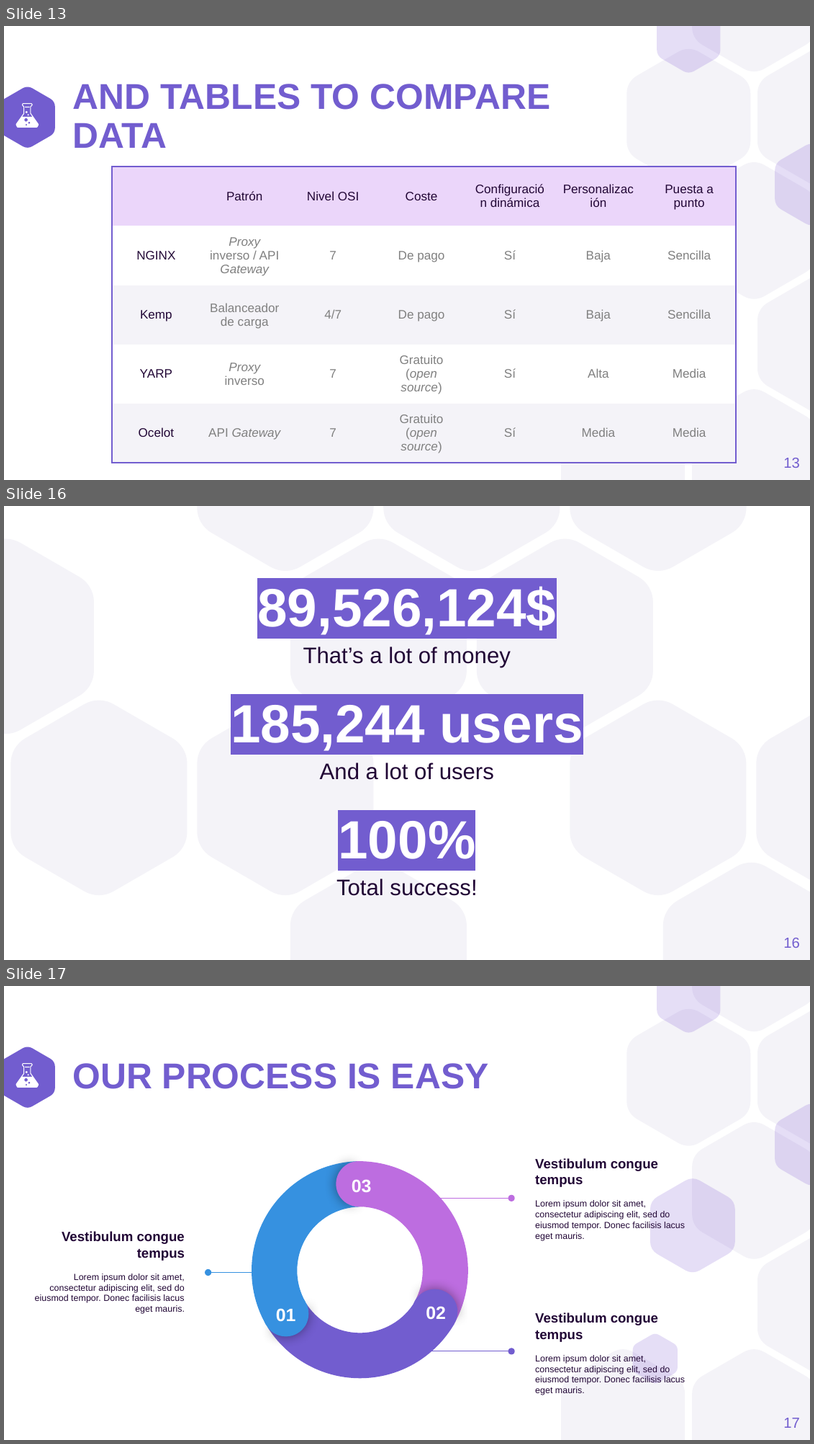
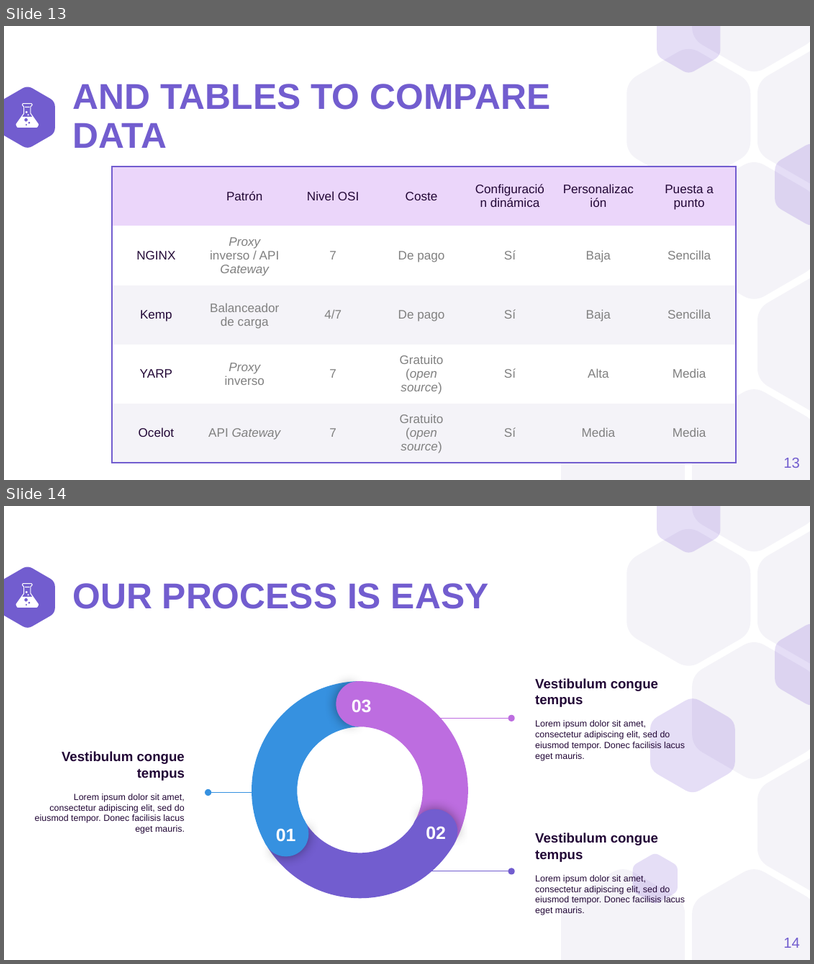
Before and after one commit to a1ex9788/TFG, a slide deck: TFG_AlejandroCarrion.pptx. Shown one above the other, each under a label of ours: slides 13, 16 and 17 before the commit, slides 13 and 14 after it; the slides between them are not shown. The pictures are 814x1444 and 814x964 pixels, drawn with LibreOffice and Linux fonts; fonts in the diff are those of the drawing. Boxes give left, top, right and bottom in pixels: in the first picture for what was removed or moved away, otherwise in the second. Text is boxed around its words. In the diff, an @@ line names an element or a change of style, - is before the commit and + after.

```diff
--- a/TFG_AlejandroCarrion.pptx
+++ b/TFG_AlejandroCarrion.pptx
@@ slide 16 removed at box(4, 506, 810, 960), background #FFFFFF @@
@@ group removed at box(4, 506, 810, 960): 12 freeform shapes @@
@@ title removed at box(257, 586, 556, 635) @@
-89,526,124$
@@ subtitle removed at box(304, 646, 510, 668) @@
-That’s a lot of money
@@ title removed at box(231, 705, 583, 751) @@
-185,244 users
@@ subtitle removed at box(320, 762, 494, 780) @@
-And a lot of users
@@ title removed at box(338, 821, 476, 859) @@
-100%
@@ subtitle removed at box(337, 878, 477, 896) @@
-Total success!
@@ page number removed at box(784, 937, 800, 947) @@
-16
@@ what was slide 17 is now slide 14 @@
@@ page number at box(784, 937, 800, 947): text changed @@
-17
+14
```
Also in this commit, not shown: 4 slides changed, 6 slides added, 17 other slides removed.
